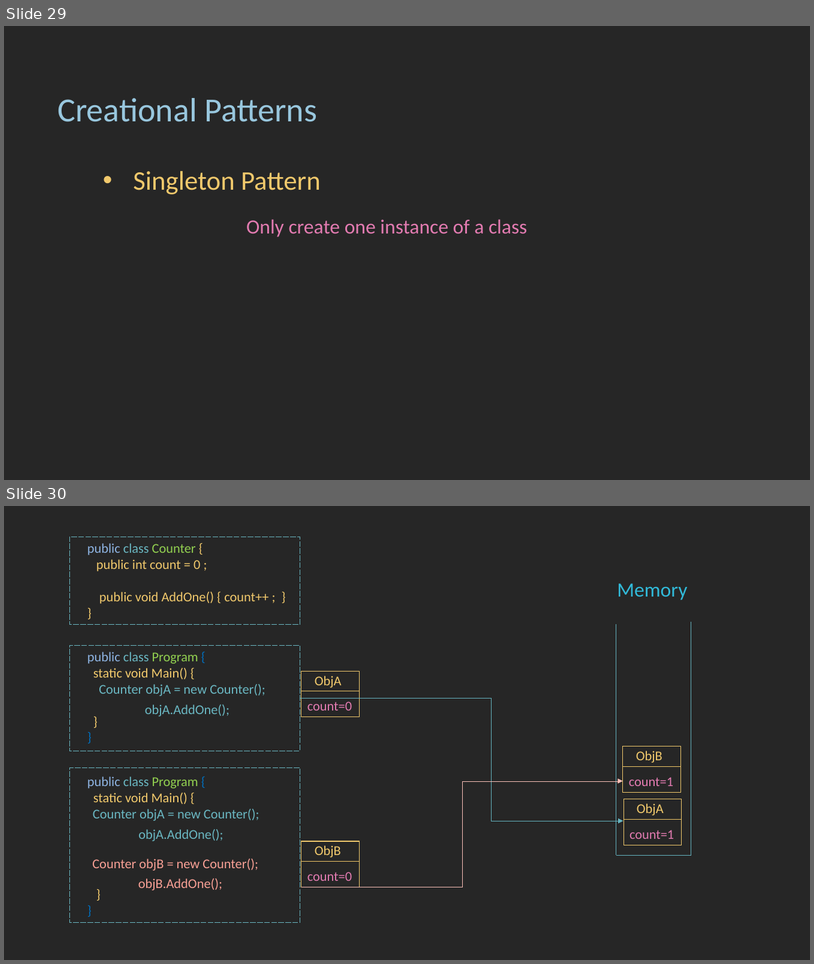
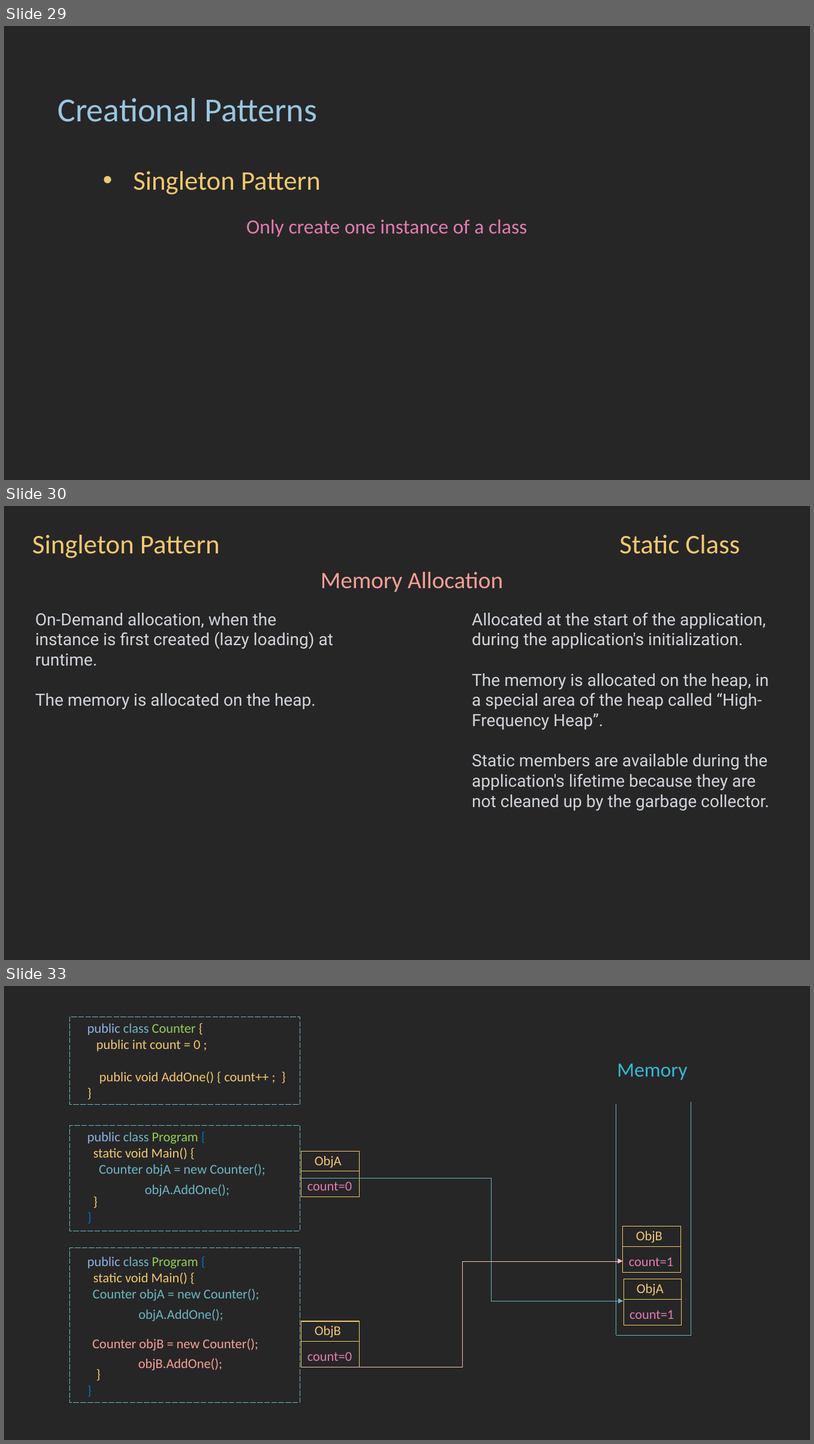
Before and after one commit to Eng-MohammedReda/SOFTWARE_DESIGN_PATTERNS_PPT, a slide deck: Modern Software Design Patterns 2.pptx. Shown one above the other, each under a label of ours: slides 29 and 30 before the commit, slides 29, 30 and 33 after it; the slides between them are not shown. The pictures are 814x964 and 814x1444 pixels, drawn with LibreOffice and Linux fonts; fonts in the diff are those of the drawing. Boxes give left, top, right and bottom in pixels: in the first picture for what was removed or moved away, otherwise in the second. Text is boxed around its words. In the diff, an @@ line names an element or a change of style, - is before the commit and + after.

```diff
--- a/Modern Software Design Patterns 2.pptx
+++ b/Modern Software Design Patterns 2.pptx
@@ slide 30 added at bbox=[4, 506, 810, 960], background #262626 @@
@@ text added at bbox=[32, 535, 220, 558], 32 pt, text #F1C96C @@
+Singleton Pattern
@@ text added at bbox=[620, 535, 740, 554], 32 pt, text #F1C96C @@
+Static Class
@@ text added at bbox=[321, 571, 503, 592], 28 pt, text #F8A095 @@
+Memory Allocation
@@ text added at bbox=[35, 613, 333, 709], 20 pt, text #D1D5DB @@
+On-Demand allocation, when the instance is first created (lazy loading) at runtime.
+The memory is allocated on the heap.
@@ text added at bbox=[472, 612, 770, 811], 20 pt, text #D1D5DB @@
+Allocated at the start of the application, during the application's initialization.
+The memory is allocated on the heap, in a special area of the heap called “High-Frequency Heap”.
+Static members are available during the application's lifetime because they are not cleaned up by the garbage collector.
@@ what was slide 30 is now slide 33 @@
```
Also in this commit, not shown: 4 other slides added.
